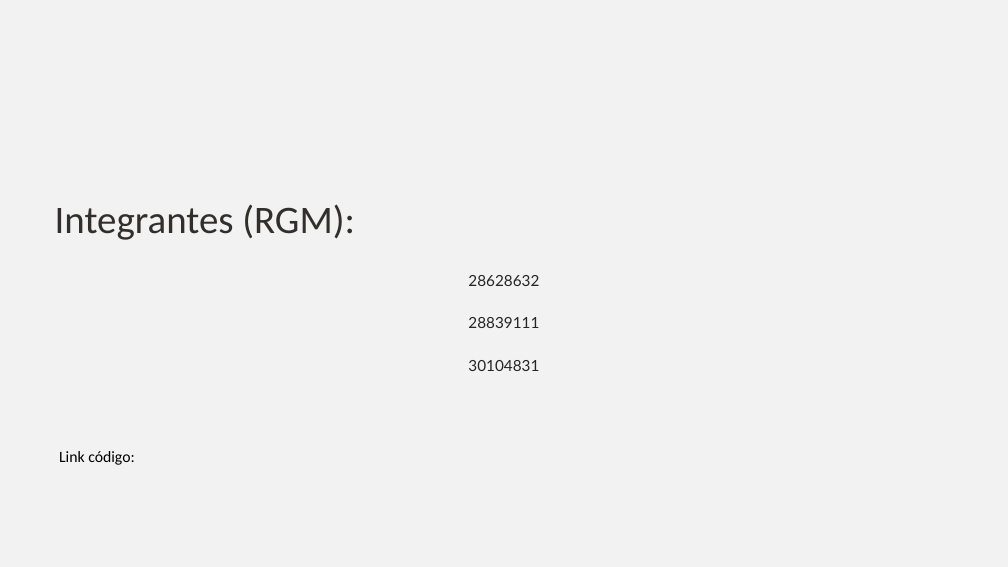
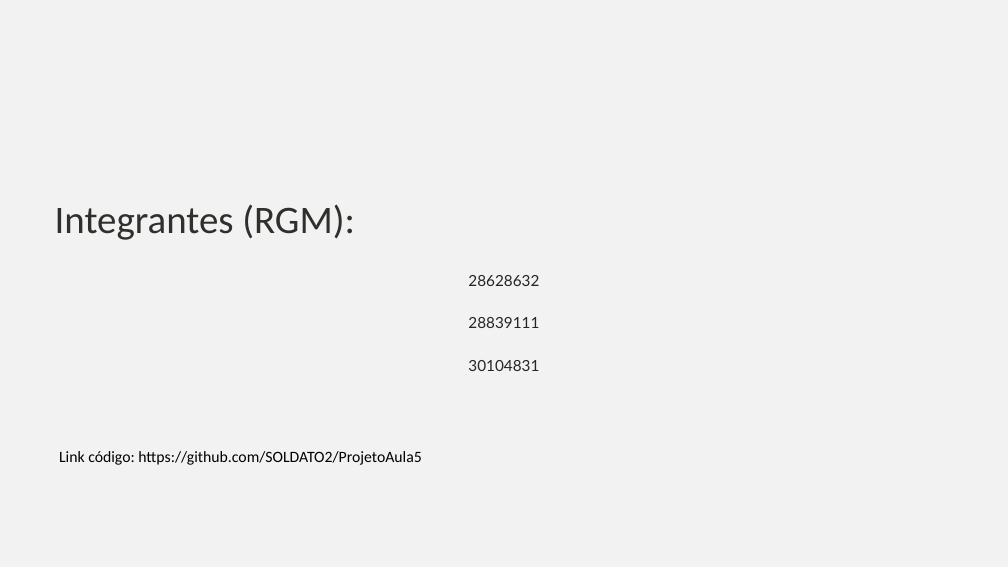
Before and after one commit to SOLDATO2/ProjetoAula5, a slide deck: slide 1 of Apresentacao.pptx. Drawn at 1008x567 pixels with LibreOffice and Linux fonts; fonts in the diff are those of the drawing; background and template pictures are left out. Boxes give left, top, right and bottom in pixels: in the first picture for what was removed or moved away, otherwise in the second. Text is boxed around its words. In the diff, an @@ line names an element or a change of style, - is before the commit and + after.

```diff
--- a/Apresentacao.pptx
+++ b/Apresentacao.pptx
@@ text at (59, 451, 421, 465): text changed @@
-Link código:
+Link código: https://github.com/SOLDATO2/ProjetoAula5
```
Also in this commit, not shown: 3 other slides changed, 2 slides added, 2 slides removed.
